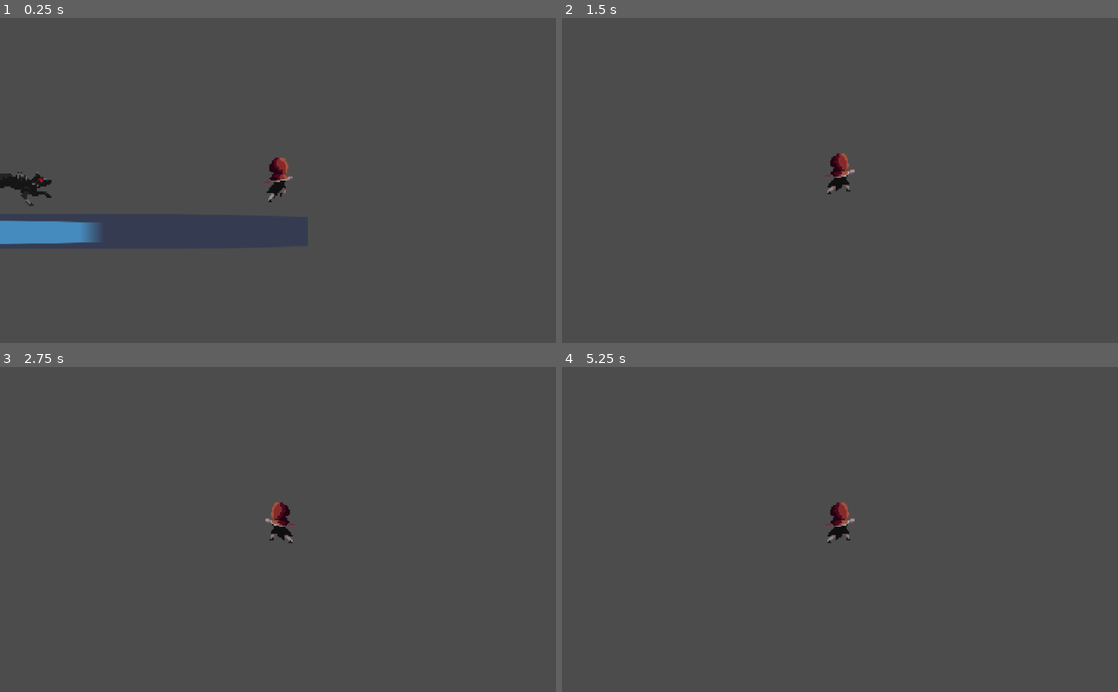
Above: before the commit, frames 1-4 (two rows, left to right).
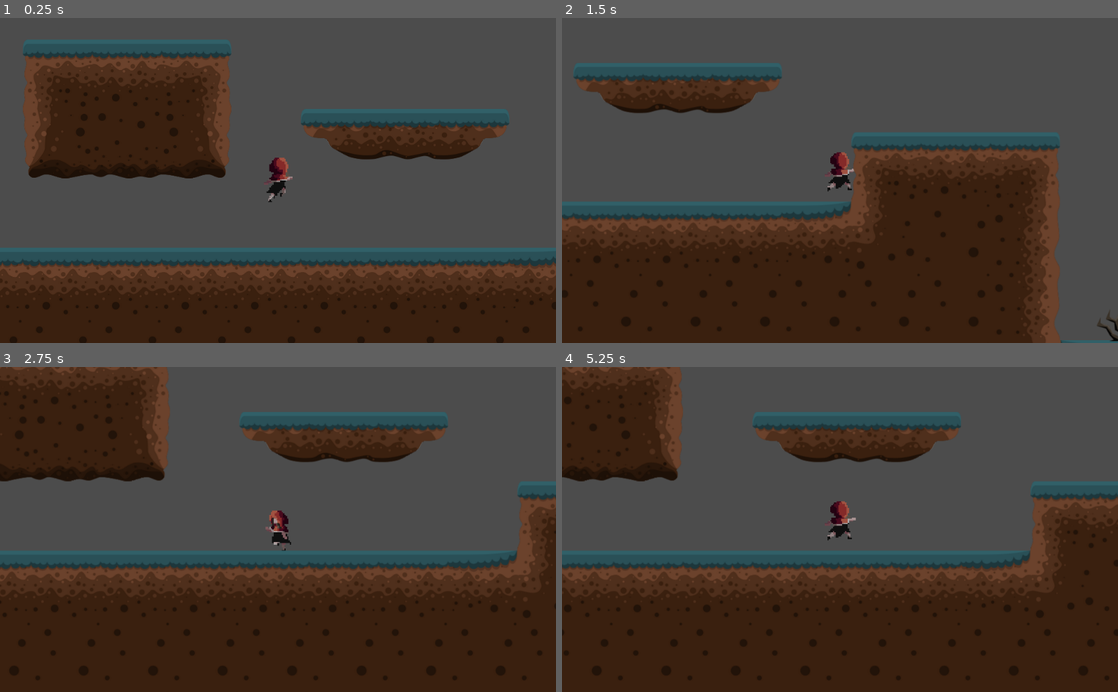
Above: after the commit, the same moments.

Repository: beldonholt/YourMum
Game: Godot game, scene res://Levels/MainLevels/LevelOne.tscn
Same seed, same stepped clock (60 frames per second), same inputs: the game is played once before the commit and once after it. Before the commit the project starts from res://TestLevelMovement.tscn. The engine's default icon, where the game draws it, is replaced by a stand-in: a white triangle on a blue panel in a dark square.
Inputs:
- Up to frame 1 (0.25 s): no input
- Up to frame 2 (1.5 s): hold Shift (run) 0.53-1.28 s; hold D (right) from 0.53 s (still down); tap W (jump) at 0.77 s; tap Shift (run) at 1.35 s
- Up to frame 3 (2.75 s): tap W (jump) at 1.52 s; tap Enter at 2 s; release D (right) at 2.03 s; hold A (left) from 2.03 s (still down); hold Shift (run) from 2.03 s (still down)
- Up to frame 4 (5.25 s): release A (left) at 2.78 s; release Shift (run) at 2.78 s; hold D (right) 2.78-4.28 s; tap Shift (run) at 2.85, 4.35 s; tap W (jump) at 3.02, 3.77, 4.52 s; hold Shift (run) 3.53-4.28 s; tap Space at 4.25 s; hold A (left) 4.28-5.03 s; hold D (right) from 5.03 s (still down); hold Shift (run) from 5.03 s (still down)

The runs differ from the first frame. In frame 1, 51% of the frame differs, in the area x 0-100%, y 6-100%; in frame 2, 52%; in frame 3, 60%, in the area x 0-100%, y 0-100%; in frame 4, 59%.

Commit message:
finally finished death and respawning
my pain and suffering is over. also found out why the dog was walking in circles it just needed me to shoot it's other leg

Diff:
--- a/Lvl 3 Main progect/Wolf.gd
+++ b/Lvl 3 Main progect/BaddieThings/Wolf/Wolf.gd
@@ -33,13 +33,16 @@
 	Velocity.y = Velocity.y + GRAVITY
 	Velocity = move_and_slide(Velocity, Vector2.UP)
 
-	#if it hits a wall changes direction
-	if is_on_wall():
-		Direction = Direction* -1
-		#moves ray cast to right side if it hits a wall
-		$RayCast2D.position.x *= -1
+#	#if it hits a wall changes direction
+#	if is_on_wall():
+#		Direction = Direction* -1
+#		#moves ray cast to right side if it hits a wall
+#		$RayCast2D.position.x *= -1
+#		#moves death box to the other side
+#		$Area2D/CollisionShape2D.position.x *= -1
 
 	#if reaches edge of platform changes direction
 	if $RayCast2D.is_colliding() == false:
 		Direction = Direction* -1
 		$RayCast2D.position.x *= -1
+		$Area2D/CollisionShape2D.position.x *= -1
--- a/Lvl 3 Main progect/Wolf.tscn
+++ b/Lvl 3 Main progect/BaddieThings/Wolf/Wolf.tscn
@@ -1,15 +1,15 @@
 [gd_scene load_steps=10 format=2]
 
-[ext_resource path="res://Assets/Wolf/l0_Wolf2.png" type="Texture" id=1]
-[ext_resource path="res://Assets/Wolf/l0_Wolf1.png" type="Texture" id=2]
-[ext_resource path="res://Assets/Wolf/l0_Wolf3.png" type="Texture" id=3]
-[ext_resource path="res://Assets/Wolf/l0_Wolf4.png" type="Texture" id=4]
-[ext_resource path="res://Assets/Wolf/l0_Wolf5.png" type="Texture" id=5]
-[ext_resource path="res://Wolf.gd" type="Script" id=6]
+[ext_resource path="res://BaddieThings/Wolf/Wolf.gd" type="Script" id=1]
+[ext_resource path="res://Assets/Wolf/l0_Wolf4.png" type="Texture" id=2]
+[ext_resource path="res://Assets/Wolf/l0_Wolf1.png" type="Texture" id=3]
+[ext_resource path="res://Assets/Wolf/l0_Wolf5.png" type="Texture" id=4]
+[ext_resource path="res://Assets/Wolf/l0_Wolf3.png" type="Texture" id=5]
+[ext_resource path="res://Assets/Wolf/l0_Wolf2.png" type="Texture" id=6]
 
 [sub_resource type="SpriteFrames" id=1]
 animations = [ {
-"frames": [ ExtResource( 2 ), ExtResource( 1 ), ExtResource( 3 ), ExtResource( 4 ), ExtResource( 5 ) ],
+"frames": [ ExtResource( 3 ), ExtResource( 6 ), ExtResource( 5 ), ExtResource( 2 ), ExtResource( 4 ) ],
 "loop": true,
 "name": "Run Cycle ",
 "speed": 5.0
@@ -24,12 +24,13 @@
 [node name="Wolf" type="KinematicBody2D"]
 scale = Vector2( 3, 3 )
 collision_layer = 2
-script = ExtResource( 6 )
+script = ExtResource( 1 )
 
 [node name="AnimatedSprite" type="AnimatedSprite" parent="."]
 position = Vector2( -32.758, -19.5028 )
 frames = SubResource( 1 )
 animation = "Run Cycle "
+frame = 2
 speed_scale = 1.5
 playing = true
 centered = false
@@ -48,12 +49,12 @@
 [node name="Area2D" type="Area2D" parent="." groups=[
 "DeathTouch",
 ]]
-position = Vector2( -32.758, -19.7388 )
+position = Vector2( 1, 1 )
 collision_layer = 2
 collision_mask = 2
 
 [node name="CollisionShape2D" type="CollisionShape2D" parent="Area2D" groups=[
 "DeathTouch",
 ]]
-position = Vector2( 48.5352, 17.0209 )
+position = Vector2( 15, -5 )
 shape = SubResource( 3 )
--- a/Lvl 3 Main progect/Global.gd
+++ b/Lvl 3 Main progect/Global.gd
@@ -3,8 +3,8 @@
 var ActiveScene = ""
 
 func sceneSave():
-	ActiveScene = get_tree().get_current_scene().get_name() + ".tscn"
+	ActiveScene = "Levels/MainLevels/" + get_tree().get_current_scene().get_name() + ".tscn"
 	print(ActiveScene)
 
 func loadSave():
-	get_tree().change_scene("res://Ded.tscn")
+	get_tree().change_scene("res://Levels/Ded/Ded.tscn")
--- a/Lvl 3 Main progect/Button.gd
+++ b/Lvl 3 Main progect/Levels/Ded/Button.gd
@@ -3,6 +3,7 @@
 onready var global_vars = get_node("/root/Global")
 
 func loadscene():
+# warning-ignore:return_value_discarded
 	get_tree().change_scene("res://"+global_vars.ActiveScene)
 
 func _on_Button_pressed():
--- a/Lvl 3 Main progect/Ded.tscn
+++ b/Lvl 3 Main progect/Levels/Ded/Ded.tscn
@@ -1,6 +1,6 @@
 [gd_scene load_steps=2 format=2]
 
-[ext_resource path="res://Button.gd" type="Script" id=1]
+[ext_resource path="res://Levels/Ded/Button.gd" type="Script" id=1]
 
 [node name="Node2D" type="Node2D"]
 
--- a/Lvl 3 Main progect/LevelOne.tscn
+++ b/Lvl 3 Main progect/Levels/MainLevels/LevelOne.tscn
@@ -1,25 +1,25 @@
 [gd_scene load_steps=37 format=2]
 
-[ext_resource path="res://GraveyardTilesetNew/png/Tiles/Tile (1).png" type="Texture" id=1]
-[ext_resource path="res://GraveyardTilesetNew/png/Tiles/Tile (2).png" type="Texture" id=2]
-[ext_resource path="res://GraveyardTilesetNew/png/Tiles/Tile (3).png" type="Texture" id=3]
-[ext_resource path="res://GraveyardTilesetNew/png/Tiles/Tile (4).png" type="Texture" id=4]
-[ext_resource path="res://GraveyardTilesetNew/png/Tiles/Tile (5).png" type="Texture" id=5]
-[ext_resource path="res://GraveyardTilesetNew/png/Tiles/Tile (6).png" type="Texture" id=6]
-[ext_resource path="res://GraveyardTilesetNew/png/Tiles/Tile (9).png" type="Texture" id=7]
-[ext_resource path="res://GraveyardTilesetNew/png/Tiles/Tile (7).png" type="Texture" id=8]
-[ext_resource path="res://GraveyardTilesetNew/png/Tiles/Tile (8).png" type="Texture" id=9]
-[ext_resource path="res://GraveyardTilesetNew/png/Tiles/Tile (10).png" type="Texture" id=10]
-[ext_resource path="res://GraveyardTilesetNew/png/Tiles/Tile (14).png" type="Texture" id=11]
-[ext_resource path="res://GraveyardTilesetNew/png/Tiles/Tile (15).png" type="Texture" id=12]
-[ext_resource path="res://GraveyardTilesetNew/png/Tiles/Tile (11).png" type="Texture" id=13]
-[ext_resource path="res://GraveyardTilesetNew/png/Tiles/Tile (16).png" type="Texture" id=14]
-[ext_resource path="res://GraveyardTilesetNew/png/Tiles/Tile (13).png" type="Texture" id=15]
-[ext_resource path="res://GraveyardTilesetNew/png/Tiles/Tile (12).png" type="Texture" id=16]
-[ext_resource path="res://Player.tscn" type="PackedScene" id=17]
-[ext_resource path="res://Wolf.tscn" type="PackedScene" id=18]
-[ext_resource path="res://LevelOne.gd" type="Script" id=19]
-[ext_resource path="res://SpikeBush.tscn" type="PackedScene" id=20]
+[ext_resource path="res://BaddieThings/SpikeBush.tscn" type="PackedScene" id=1]
+[ext_resource path="res://PlayerStuff/Player.tscn" type="PackedScene" id=2]
+[ext_resource path="res://BaddieThings/Wolf/Wolf.tscn" type="PackedScene" id=3]
+[ext_resource path="res://Levels/MainLevels/LevelOne.gd" type="Script" id=4]
+[ext_resource path="res://GraveyardTilesetNew/png/Tiles/Tile (11).png" type="Texture" id=5]
+[ext_resource path="res://GraveyardTilesetNew/png/Tiles/Tile (9).png" type="Texture" id=6]
+[ext_resource path="res://GraveyardTilesetNew/png/Tiles/Tile (16).png" type="Texture" id=7]
+[ext_resource path="res://GraveyardTilesetNew/png/Tiles/Tile (12).png" type="Texture" id=8]
+[ext_resource path="res://GraveyardTilesetNew/png/Tiles/Tile (1).png" type="Texture" id=9]
+[ext_resource path="res://GraveyardTilesetNew/png/Tiles/Tile (7).png" type="Texture" id=10]
+[ext_resource path="res://GraveyardTilesetNew/png/Tiles/Tile (2).png" type="Texture" id=11]
+[ext_resource path="res://GraveyardTilesetNew/png/Tiles/Tile (4).png" type="Texture" id=12]
+[ext_resource path="res://GraveyardTilesetNew/png/Tiles/Tile (8).png" type="Texture" id=13]
+[ext_resource path="res://GraveyardTilesetNew/png/Tiles/Tile (3).png" type="Texture" id=14]
+[ext_resource path="res://GraveyardTilesetNew/png/Tiles/Tile (5).png" type="Texture" id=15]
+[ext_resource path="res://GraveyardTilesetNew/png/Tiles/Tile (14).png" type="Texture" id=16]
+[ext_resource path="res://GraveyardTilesetNew/png/Tiles/Tile (15).png" type="Texture" id=17]
+[ext_resource path="res://GraveyardTilesetNew/png/Tiles/Tile (6).png" type="Texture" id=18]
+[ext_resource path="res://GraveyardTilesetNew/png/Tiles/Tile (13).png" type="Texture" id=19]
+[ext_resource path="res://GraveyardTilesetNew/png/Tiles/Tile (10).png" type="Texture" id=20]
 
 [sub_resource type="ConvexPolygonShape2D" id=1]
 points = PoolVector2Array( 128, 128, 0, 128, 0, 0, 128, 0 )
@@ -67,8 +67,9 @@
 points = PoolVector2Array( 128, 128, 0, 128, 0, 0, 128, 0 )
 
 [sub_resource type="TileSet" id=16]
+resource_local_to_scene = true
 0/name = "Tile (1).png 0"
-0/texture = ExtResource( 1 )
+0/texture = ExtResource( 9 )
 0/tex_offset = Vector2( 0, 0 )
 0/modulate = Color( 1, 1, 1, 1 )
 0/region = Rect2( 0, 0, 128, 128 )
@@ -398,12 +399,12 @@
 15/z_index = 0
 
 [node name="LevelOne" type="Node2D"]
-script = ExtResource( 19 )
-
-[node name="Wolf" parent="." instance=ExtResource( 18 )]
-position = Vector2( 1185.9, 49.9142 )
-
-[node name="Player" parent="." instance=ExtResource( 17 )]
+script = ExtResource( 4 )
+
+[node name="Wolf" parent="." instance=ExtResource( 3 )]
+position = Vector2( 2092.85, 36.4447 )
+
+[node name="Player" parent="." instance=ExtResource( 2 )]
 position = Vector2( 470, 72 )
 
 [node name="TileMap" type="TileMap" parent="."]
@@ -413,5 +414,5 @@
 format = 1
 tile_data = PoolIntArray( -65536, 0, 0, -65535, 1, 0, -65534, 2, 0, 0, 11, 0, 1, 8, 0, 2, 12, 0, 4, 13, 0, 5, 14, 0, 6, …(1259 unchanged characters)…
 
-[node name="SpikeBush" parent="." instance=ExtResource( 20 )]
+[node name="SpikeBush" parent="." instance=ExtResource( 1 )]
 position = Vector2( 1540.41, 477.873 )
--- a/Lvl 3 Main progect/TestLevelMovement.tscn
+++ b/Lvl 3 Main progect/Levels/TestLevelMovement.tscn
@@ -1,8 +1,8 @@
 [gd_scene load_steps=5 format=2]
 
 [ext_resource path="res://icon.png" type="Texture" id=1]
-[ext_resource path="res://Player.tscn" type="PackedScene" id=2]
-[ext_resource path="res://Wolf.tscn" type="PackedScene" id=3]
+[ext_resource path="res://PlayerStuff/Player.tscn" type="PackedScene" id=2]
+[ext_resource path="res://BaddieThings/Wolf/Wolf.tscn" type="PackedScene" id=3]
 
 [sub_resource type="RectangleShape2D" id=1]
 extents = Vector2( 83.3858, 32.869 )
--- a/Lvl 3 Main progect/Player.gd
+++ b/Lvl 3 Main progect/PlayerStuff/Player.gd
@@ -79,10 +79,13 @@
 #	get_tree().change_scene("res://TestLevelMovement.tscn")
 #	print("restart")
 
-
+#this is function that deals with sending signals to global and starts the death sequence
 func collide(area):
+	#checking if i should be dying from the collision i am touching
 	if area.is_in_group("DeathTouch"):
+		#Debug stuff
 		print("hit")
+		#sending signal to global script
 		get_node("/root/Global").loadSave()
 
 
--- a/Lvl 3 Main progect/Player.tscn
+++ b/Lvl 3 Main progect/PlayerStuff/Player.tscn
@@ -1,7 +1,8 @@
 [gd_scene load_steps=7 format=2]
 
 [ext_resource path="res://red hood itch free Copy-Sheet.png" type="Texture" id=1]
-[ext_resource path="res://Player.gd" type="Script" id=2]
+[ext_resource path="res://PlayerStuff/Player.gd" type="Script" id=2]
+
 
 [sub_resource type="RectangleShape2D" id=1]
 extents = Vector2( 22.2771, 38.785 )
--- a/Lvl 3 Main progect/project.godot
+++ b/Lvl 3 Main progect/project.godot
@@ -10,13 +10,12 @@
 
 _global_script_classes=[  ]
 _global_script_class_icons={
-
 }
 
 [application]
 
 config/name="Lvl 3 Main Progect "
-run/main_scene="res://TestLevelMovement.tscn"
+run/main_scene="res://Levels/MainLevels/LevelOne.tscn"
 config/icon="res://icon.png"
 
 [autoload]
Renamed: Lvl 3 Main progect/SpikeBush.tscn -> Lvl 3 Main progect/BaddieThings/SpikeBush.tscn
Renamed: Lvl 3 Main progect/LevelOne.gd -> Lvl 3 Main progect/Levels/MainLevels/LevelOne.gd
Not shown: 15 places in Lvl 3 Main progect/Levels/MainLevels/LevelOne.tscn that only renumber resources
Renamed: Lvl 3 Main progect/Player.png -> Lvl 3 Main progect/PlayerStuff/Player.png
Not shown, added: Lvl 3 Main progect/PlayerStuff/Player.png.import
